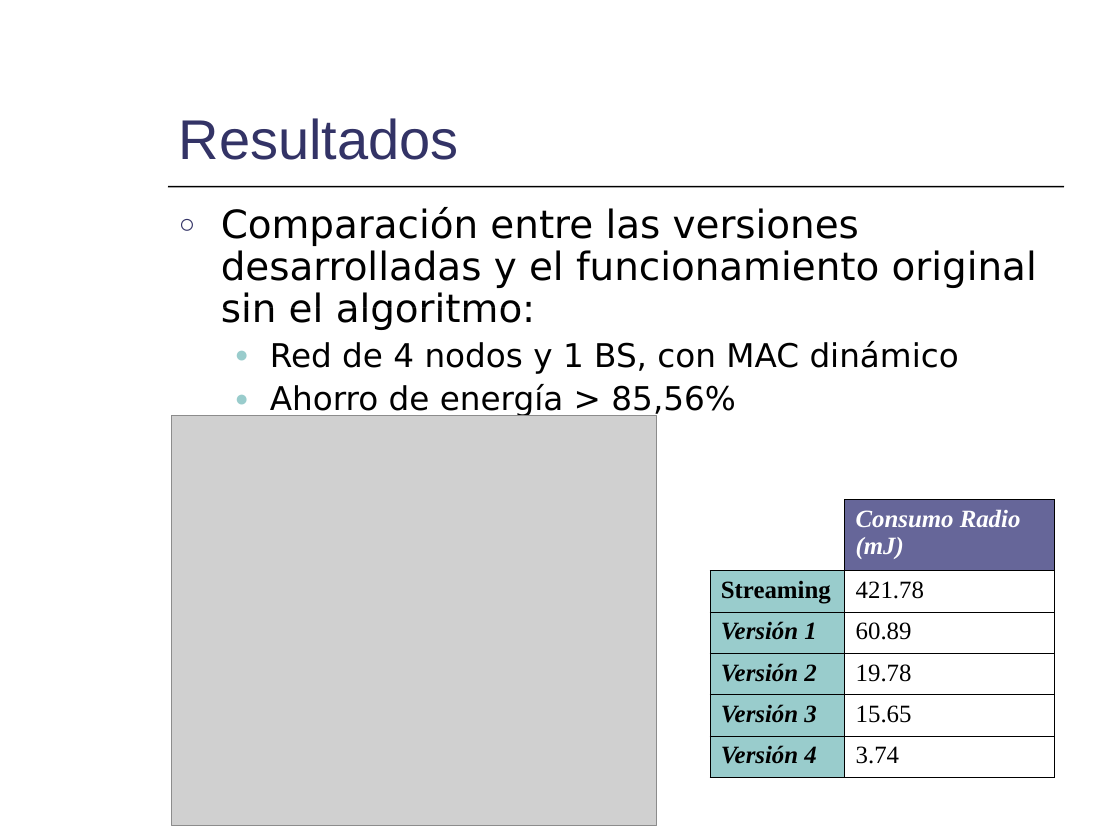
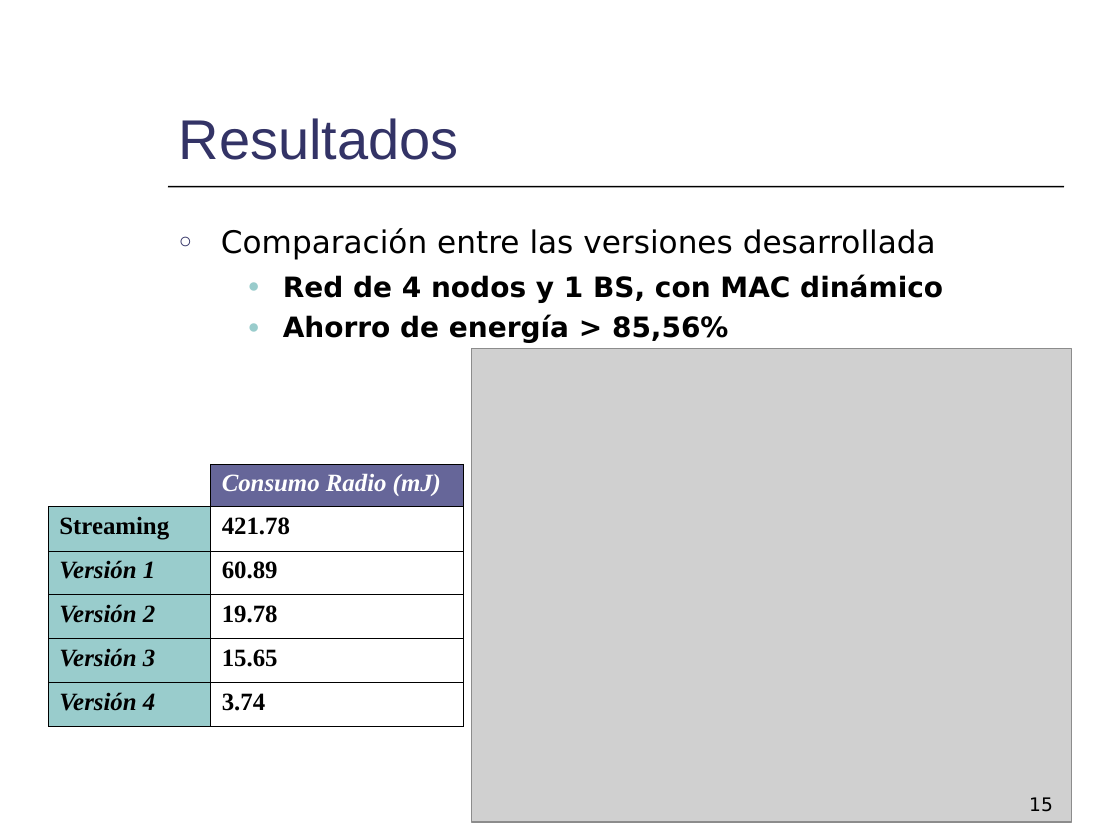
Before and after one commit to mmja/redsensores, a slide deck: slide 15 of Memoria/Consumo.ppt (slide 13 before the commit). Drawn at 1120x840 pixels with LibreOffice and Linux fonts; fonts in the diff are those of the drawing; grey boxes stand for pictures. Boxes give left, top, right and bottom in pixels: in the first picture for what was removed or moved away, otherwise in the second. Text is boxed around its words. In the diff, an @@ line names an element or a change of style, - is before the commit and + after.

```diff
--- a/Memoria/Consumo.ppt
+++ b/Memoria/Consumo.ppt
@@ text at bbox=[221, 228, 936, 260]: text changed; size 25 to 20 pt @@
-○ Comparación entre las versiones desarrolladas y el funcionamiento original sin el algoritmo:
-  ● Red de 4 nodos y 1 BS, con MAC dinámico
-  ● Ahorro de energía > 85,56%
+○ Comparación entre las versiones desarrollada
@@ text added at bbox=[283, 274, 943, 343], 18 pt, text #000000, bold @@
+  ● Red de 4 nodos y 1 BS, con MAC dinámico
+  ● Ahorro de energía > 85,56%
@@ picture: place and size @@
-picture at bbox=[171, 416, 656, 825]
+picture at bbox=[472, 348, 1072, 822]
@@ table at bbox=[48, 464, 463, 725] @@
@@ bold on in "421.78", "60.89", "19.78", "15.65" and 1 more places @@
@@ table: place and size @@
-table at bbox=[710, 500, 1054, 776]
+table at bbox=[48, 464, 463, 725]
@@ page number added at bbox=[1029, 797, 1053, 812], 12 pt, text #000000 @@
+15
```
Also in this commit, not shown: 14 other slides changed, 5 slides added, 1 slide removed.
